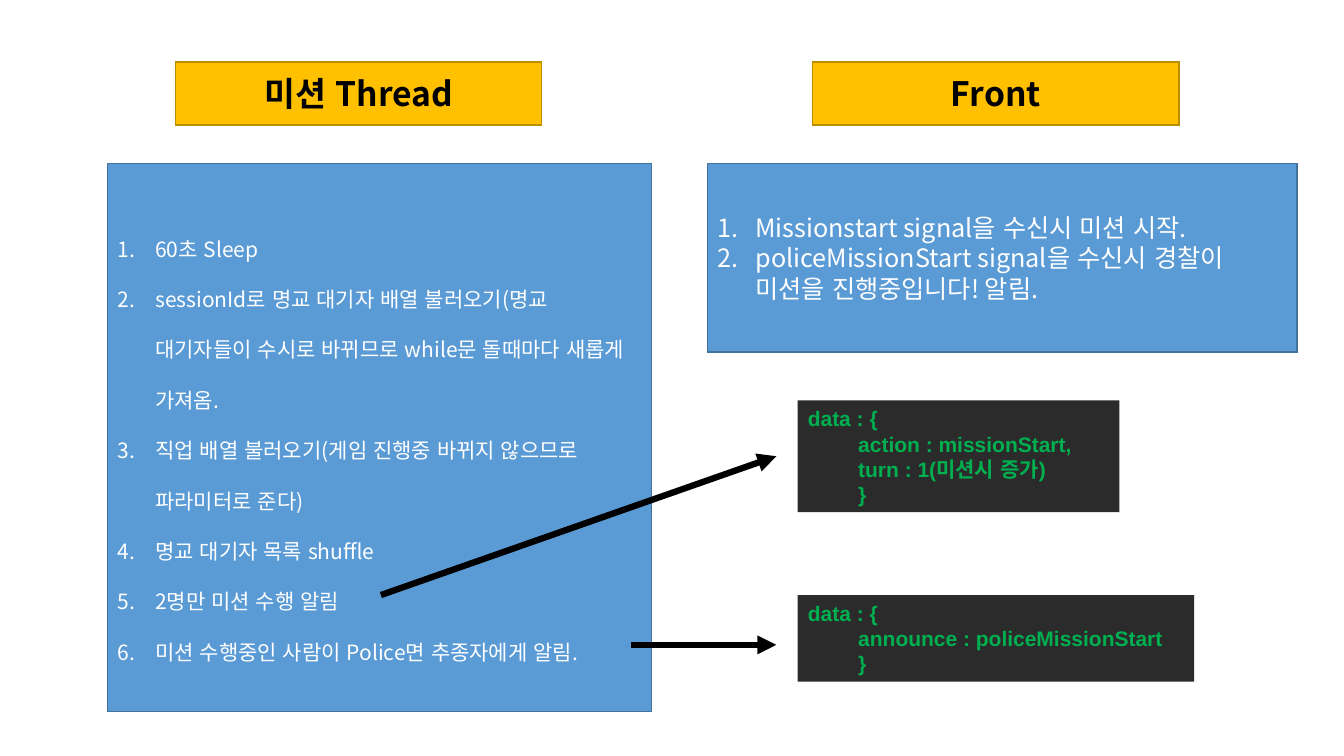
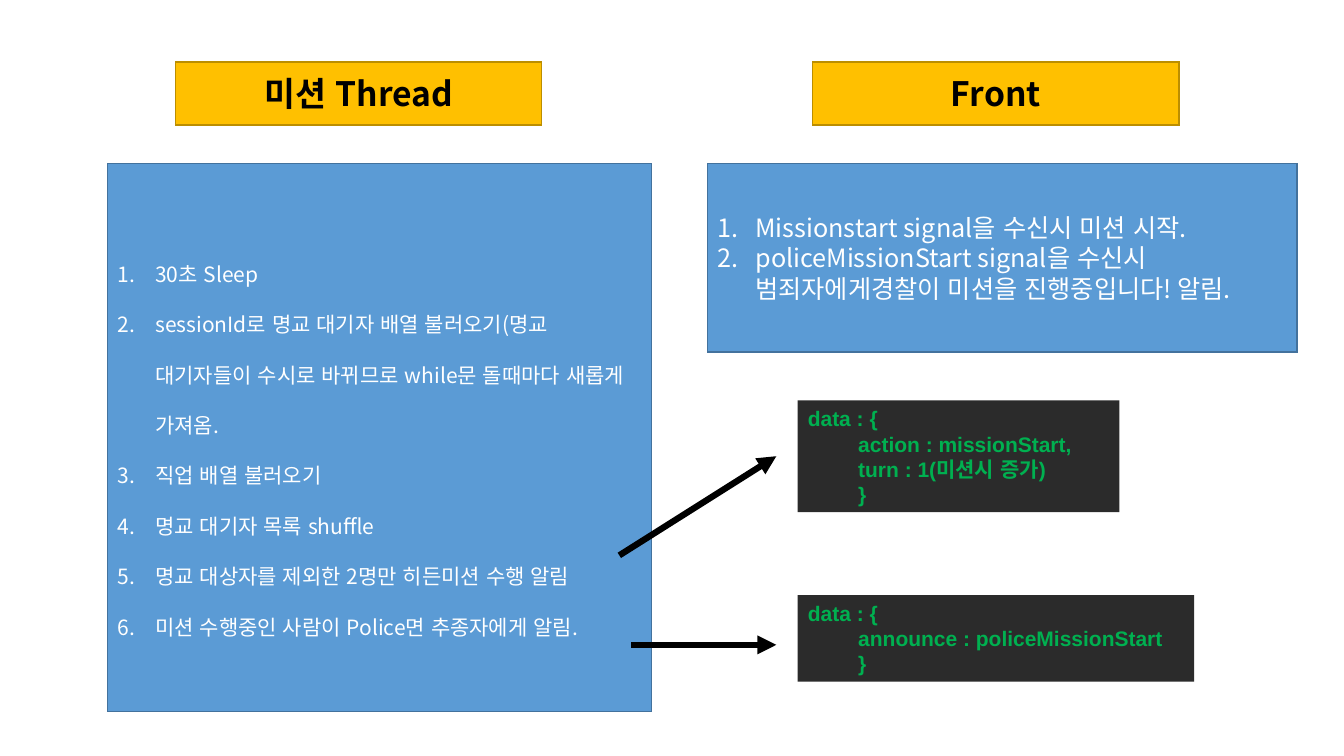
Before and after one commit to John-Kim93/silzick, a slide deck: slide 5 of docs/게임 설계서.pptx. Drawn at 1344x756 pixels with LibreOffice and Linux fonts; fonts in the diff are those of the drawing. Boxes give left, top, right and bottom in pixels: in the first picture for what was removed or moved away, otherwise in the second. Text is boxed around its words. In the diff, an @@ line names an element or a change of style, - is before the commit and + after.

```diff
--- a/docs/게임 설계서.pptx
+++ b/docs/게임 설계서.pptx
@@ text in rectangle at (155,265,259,287): text changed @@
-1. 60초 Sleep
+1. 30초 Sleep
@@ text in rectangle at (755,242,1230,300): text changed @@
-2. policeMissionStart signal을 수신시 경찰이 미션을 진행중입니다! 알림.
+2. policeMissionStart signal을 수신시 범죄자에게경찰이 미션을 진행중입니다! 알림.
@@ text in rectangle at (155,465,321,485): text changed @@
-3. 직업 배열 불러오기(게임 진행중 바뀌지 않으므로 파라미터로 준다)
+3. 직업 배열 불러오기
@@ arrow moved from (381, 595) - (776, 457) to (619, 556) - (776, 457) @@
@@ text in rectangle at (155,566,570,586): text changed @@
-5. 2명만 미션 수행 알림
+5. 명교 대상자를 제외한 2명만 히든미션 수행 알림
```
Also in this commit, not shown: 4 other slides changed, 2 slides added, 1 slide removed.
